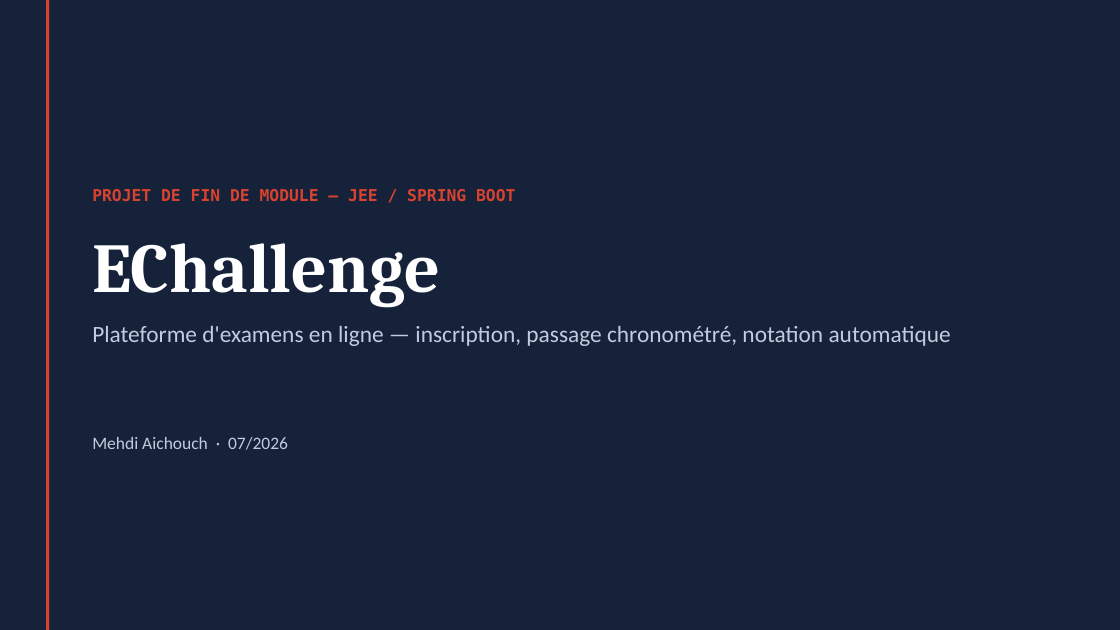
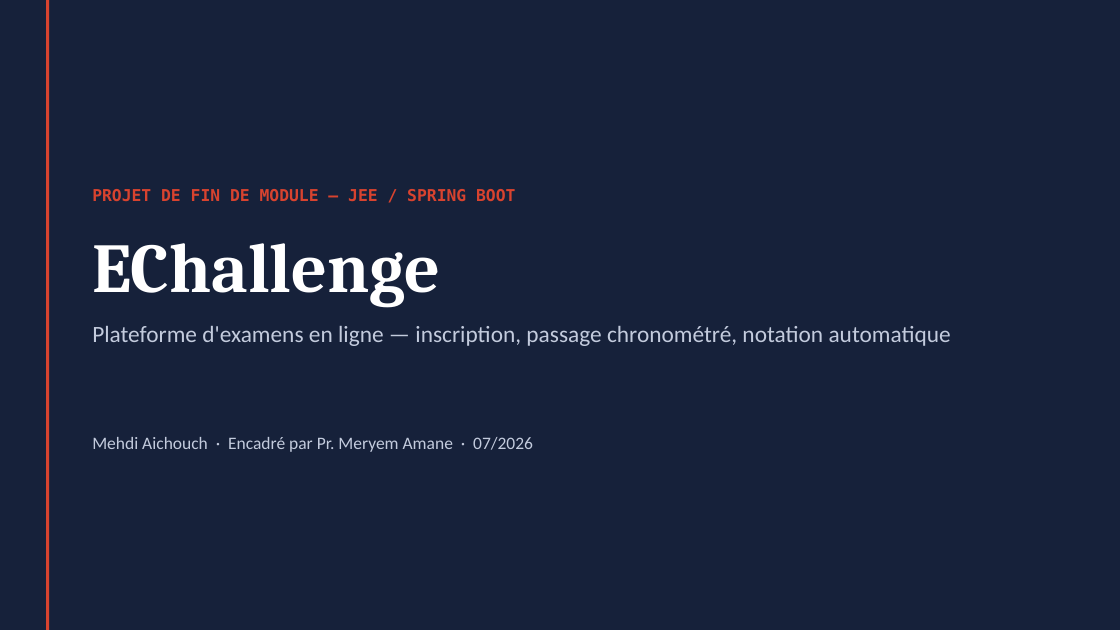
Before and after one commit to mehdiaichouch2002/echallenge, a slide deck: slide 1 of docs/Presentation.pptx. Drawn at 1120x630 pixels with LibreOffice and Linux fonts; fonts in the diff are those of the drawing. Boxes give left, top, right and bottom in pixels: in the first picture for what was removed or moved away, otherwise in the second. Text is boxed around its words. In the diff, an @@ line names an element or a change of style, - is before the commit and + after.

Commit message:
Rapport et présentation : encadrante Pr. Meryem Amane

```diff
--- a/docs/Presentation.pptx
+++ b/docs/Presentation.pptx
@@ text at <box>92,437,533,452</box>: text changed @@
-Mehdi Aichouch · 07/2026
+Mehdi Aichouch · Encadré par Pr. Meryem Amane · 07/2026
```
Also in this commit, not shown: 1 other file.
